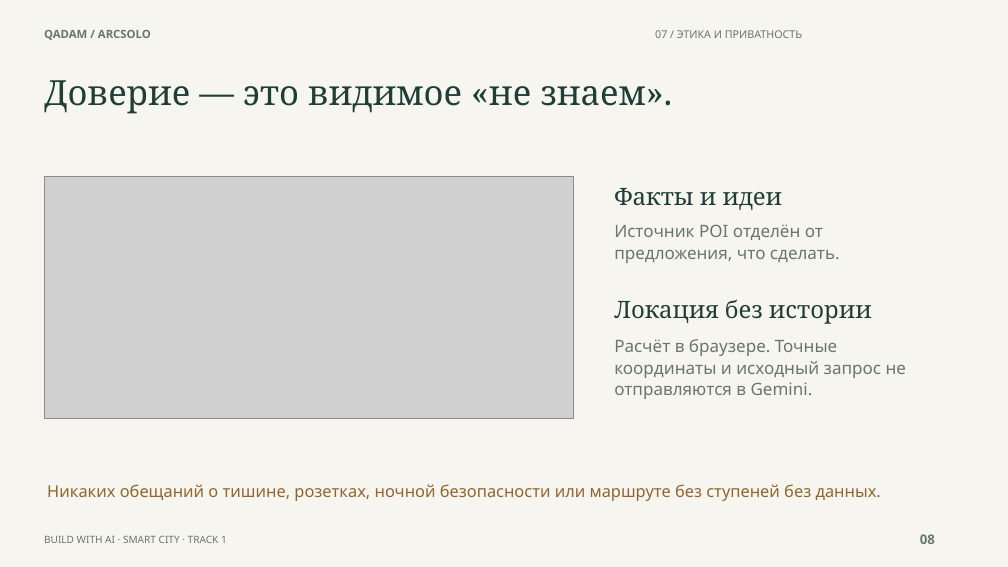
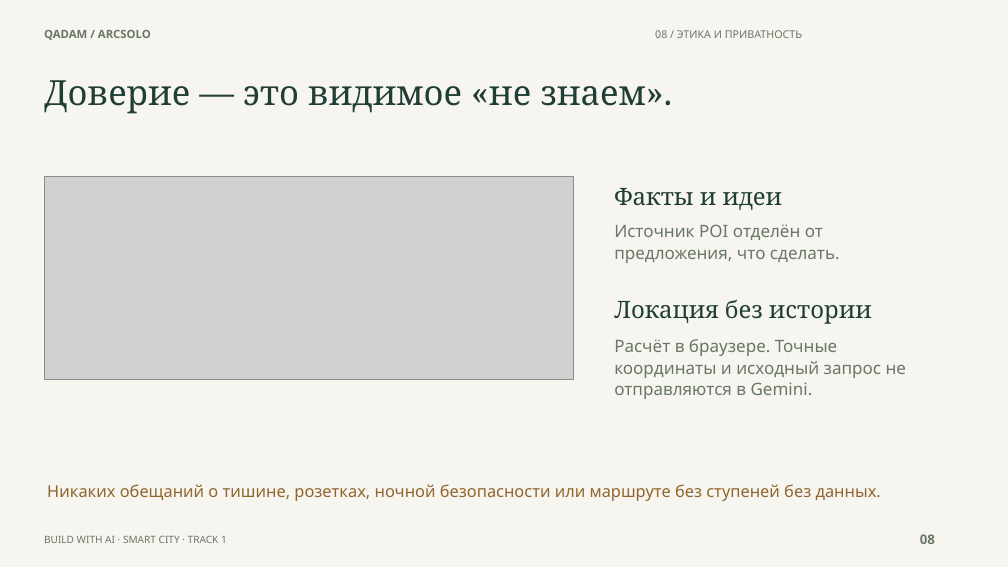
Before and after one commit to Csadow/qadam-astana, a slide deck: slide 8 of presentation/Qadam_ArcSolo_pitch_RU.pptx. Drawn at 1008x567 pixels with LibreOffice and Linux fonts; fonts in the diff are those of the drawing; grey boxes stand for pictures. Boxes give left, top, right and bottom in pixels: in the first picture for what was removed or moved away, otherwise in the second. Text is boxed around its words. In the diff, an @@ line names an element or a change of style, - is before the commit and + after.

```diff
--- a/presentation/Qadam_ArcSolo_pitch_RU.pptx
+++ b/presentation/Qadam_ArcSolo_pitch_RU.pptx
@@ text at (x1=655, y1=30, x2=802, y2=38): text changed @@
-07 / ЭТИКА И ПРИВАТНОСТЬ
+08 / ЭТИКА И ПРИВАТНОСТЬ
@@ picture resized from (x1=44, y1=176, x2=573, y2=418) to (x1=44, y1=176, x2=573, y2=380) @@
```
Also in this commit, not shown: 4 other slides changed, 1 slide added, 1 slide removed, 48 other files.
